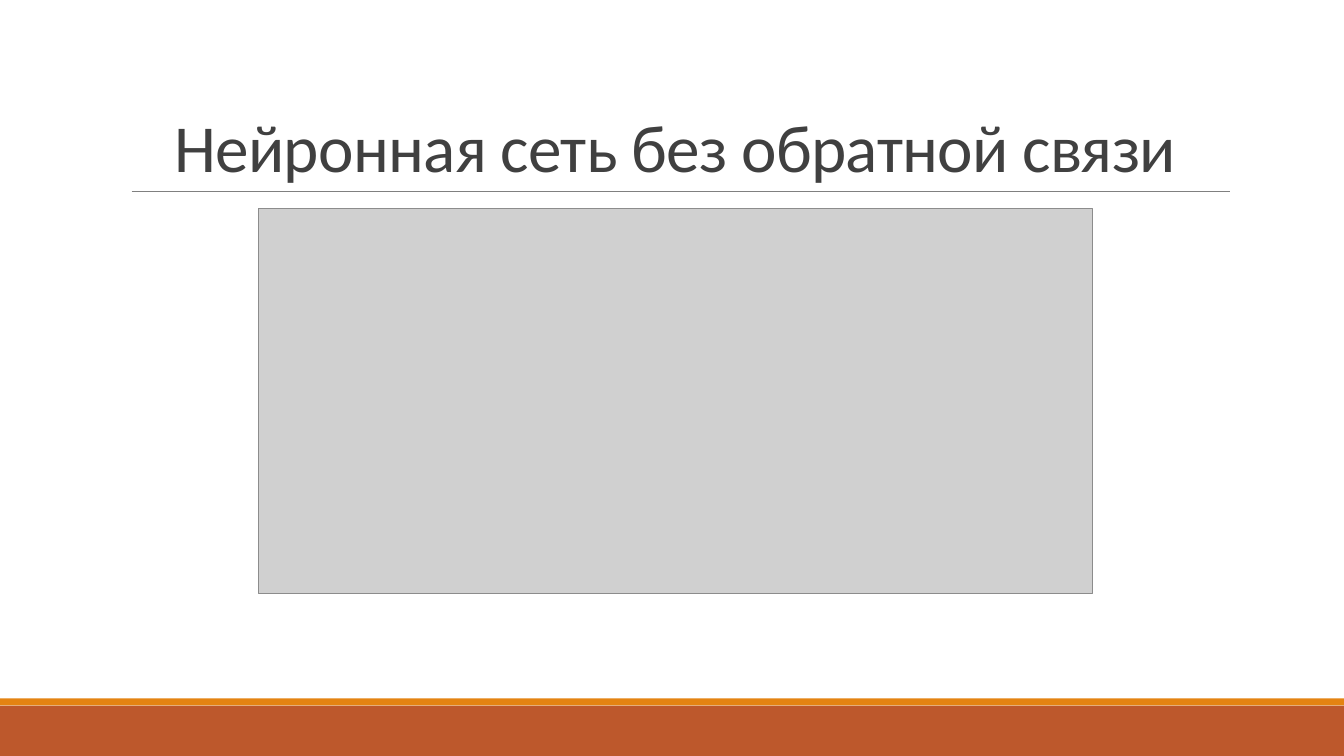
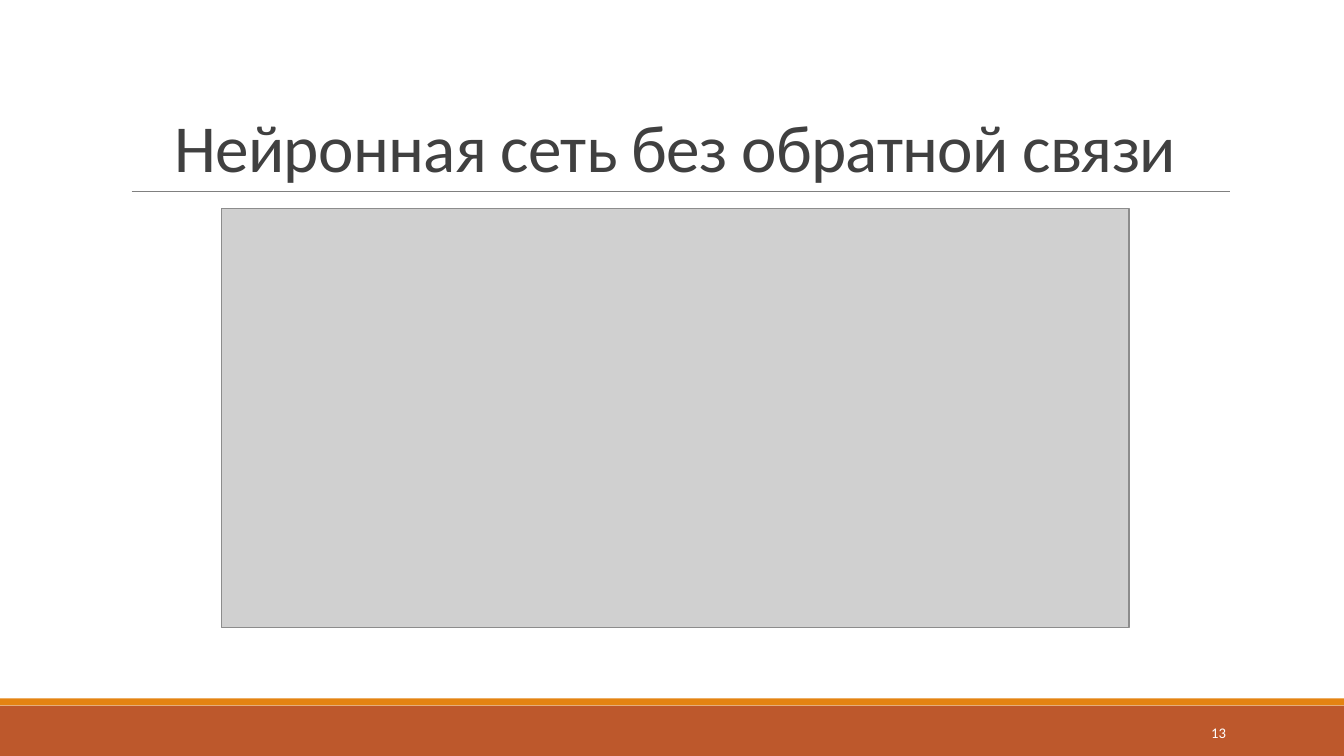
Before and after one commit to errashe/Documents, a slide deck: slide 13 of линпрог/Новые информационные технологии в принятии решений.pptx (slide 12 before the commit). Drawn at 1344x756 pixels with LibreOffice and Linux fonts; fonts in the diff are those of the drawing; grey boxes stand for pictures. Boxes give left, top, right and bottom in pixels: in the first picture for what was removed or moved away, otherwise in the second. Text is boxed around its words. In the diff, an @@ line names an element or a change of style, - is before the commit and + after.

Commit message:
03.12.2016 09:10

```diff
--- a/линпрог/Новые информационные технологии в принятии решений.pptx
+++ b/линпрог/Новые информационные технологии в принятии решений.pptx
@@ picture: place and size @@
-picture at (258,209,1093,594)
+picture at (222,209,1129,627)
@@ page number added at (1211,728,1226,738), 10.5 pt, text #FFFFFF @@
+13
```
Also in this commit, not shown: 23 other slides changed, 4 slides added, 1 slide removed.
